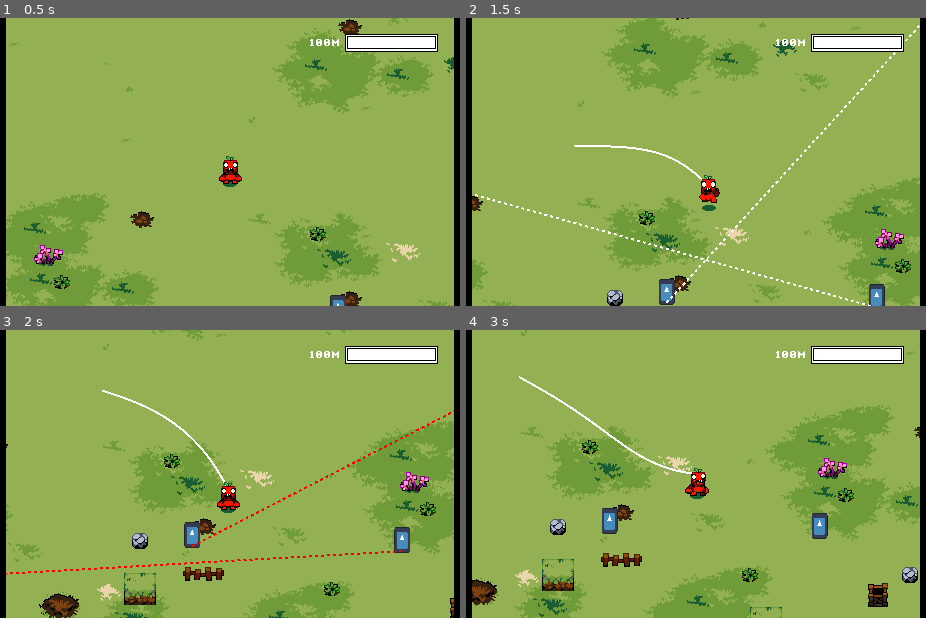
Above: before the commit, frames 1-4 (two rows, left to right).
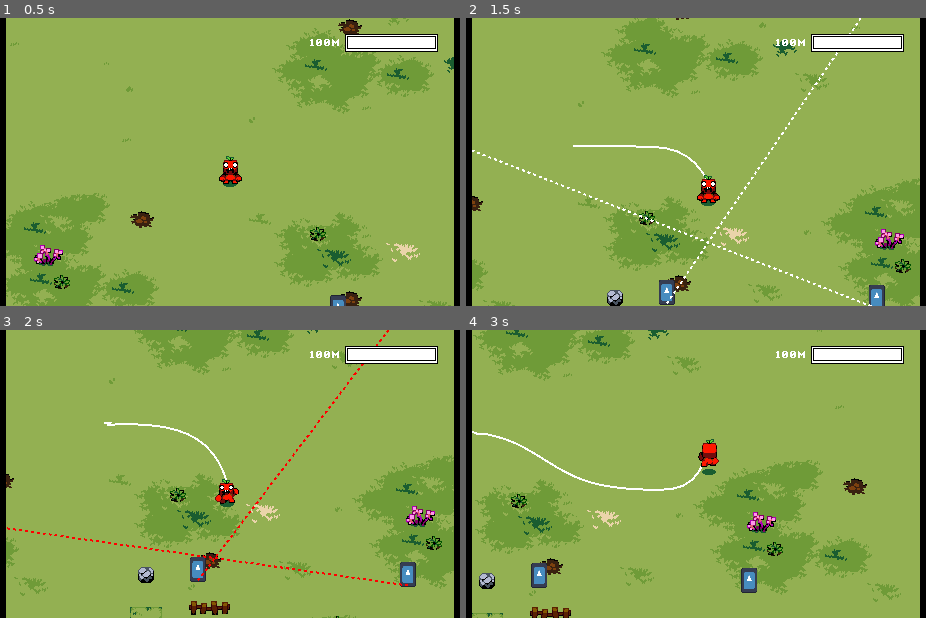
Above: after the commit, the same moments.

Repository: elementary-luke/GMTK2025
Game: Godot game, scene res://scenes/main.tscn
Two runs of this game, one before a commit and one after it. Both use one fixed random seed, a clock stepped at 60 frames per second and the inputs below. The engine's default icon, where the game draws it, is replaced by a stand-in: a white triangle on a blue panel in a dark square.
Inputs:
- Up to frame 1 (0.5 s): no input
- Up to frame 2 (1.5 s): tap Enter at 0.5 s; hold Right (right) 0.53-1.28 s; tap Space (main_action) at 0.6, 1.35 s; hold Down (down) from 1.28 s (still down)
- Up to frame 3 (2 s): keep holding Down (down)
- Up to frame 4 (3 s): release Down (down) at 2.03 s; hold Right (right) 2.03-2.78 s; tap Space (main_action) at 2.1, 2.85 s; hold Up (up) from 2.78 s (still down)

Frame 1 is identical in both runs. In frame 2, 2.1% of the frame differs, in the area x 1-99%, y 0-100%; in frame 3, 21%; in frame 4, 33%.

Commit message:
intersection rate decreased

Diff:
--- a/rope.gd
+++ b/rope.gd
@@ -5,6 +5,8 @@
 var start_pos = Vector2(0.0, 0.0)
 var segments_in_loop = 10
 var collision_radius = 2.0
+var intersection_counter = 0
+var intersection_max = 10
 
 func _ready() -> void:
 	Global.Rope = self
@@ -22,7 +24,10 @@
 	if Global.Player.casting_rope:
 		simulate()
 		draw_rope()
-		handle_intersection()
+		intersection_counter += 1
+		if intersection_counter > intersection_max:
+			handle_intersection()
+			intersection_counter = 0
 
 
 func handle_intersection():
@@ -72,11 +77,11 @@
 	resolve_collisions()
 
 	if Global.Player.moving:
-		for i in range(0, 20):
+		for i in range(0, 5):
 			apply_distance_constraints()
 			resolve_collisions()
 
-		for i in range(0, 20):
+		for i in range(0, 5):
 			apply_smoothing_constraints()
 			resolve_collisions()
 
--- a/scenes/main.tscn
+++ b/scenes/main.tscn
@@ -566,7 +566,6 @@
 
 [node name="ScissorTimer" type="Timer" parent="."]
 wait_time = 5.0
-autostart = true
 
 [node name="Blaster" parent="." instance=ExtResource("15_jkv2x")]
 position = Vector2(108, 157)
